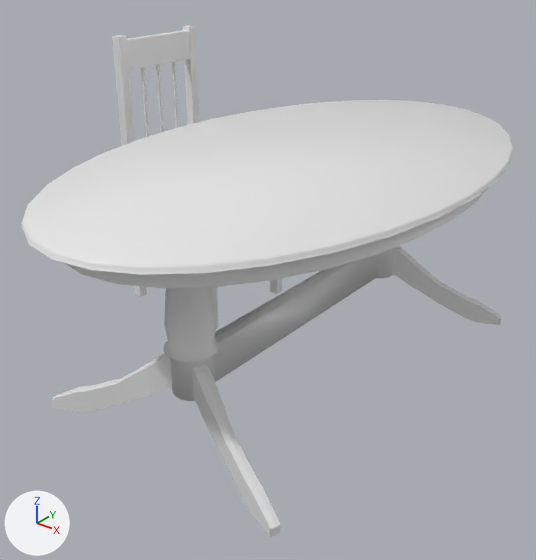
The Blender file table_and_chairs.blend: old version first, new version second.
Before and after are seen from a 50 mm camera at (1.66, -2.29, 1.81) aimed at (-0.12, -0.07, 0.44). The lights are fixed; the arrows at lower left show +X, +Y and +Z.

The first picture shows 'Chair', 'Oval Table', 'Oval Table.001'.
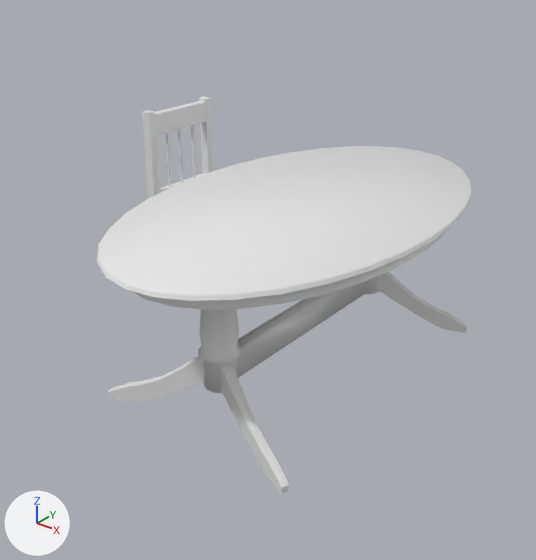
Boxes (x1, y1, x2, y2) around the edits, measured in the pictures (536 x 560 px; the box of a moved part takes in the faces that stretch with it):
'Oval Table', reshaped (24% narrower, 15% taller)
    before: (21, 100, 514, 401)
    after: (97, 146, 472, 493)
'Oval Table.001', deleted
    before: (52, 246, 502, 537)
'Chair', mesh rescaled
    before: (112, 25, 282, 329)
    after: (142, 97, 213, 198)
part 2 of me_circle, moved or reshaped
    before: (65, 189, 487, 288)
    after: (132, 230, 447, 310)
part 3 of me_circle, moved or reshaped
    before: (21, 100, 514, 275)
    after: (97, 146, 472, 301)
part 4 of me_circle, moved or reshaped
    before: (163, 248, 395, 401)
    after: (198, 276, 379, 393)
part 5 of me_circle, added
    after: (221, 365, 289, 493)
part 6 of me_circle, added
    after: (107, 356, 204, 403)
part 7 of me_circle, added
    after: (378, 271, 467, 333)

The change, as a list of edits to the scene's bpy script:
```text
Change me_cube_001:
    where me_cube_001.from_pydata(...)  # 268 vertices, 168 faces; spans x -1.6..1.5, y -1.6..1.7, z -21.1..45.0
    used by ob_chair; location = (-0.817, 0.294, 0.427); rotation_euler = (0.0, 0.0, 1.571), in degrees (0, 0, 90); scale = (0.178, 0.178, 0.0201)
    me_cube_001 part 1: the whole mesh is scaled about its middle by (0.855, 0.772, 0.748), then moved by (0.0, -0.3, -8.4)
Change me_circle:
    used by ob_oval_table; location = (0.0, 0.0, 0.716)
    remove me_circle.from_pydata(...)  # 544 vertices, 449 faces; spans x -0.71..0.71, y -1.18..1.18, z -0.47..0.26
    add me_circle.from_pydata(...)  # 760 vertices, 653 faces; spans x -0.6..0.56, y -0.92..1.03, z -0.71..0.06
    me_circle part 2: the loose piece of 64 vertices spanning x -0.65..0.65, y -1.09..1.09, z 0.16..0.24 is scaled about its middle by 0.822, then moved by (-0.02, 0.05, -0.19)
    me_circle part 3: the loose piece of 96 vertices spanning x -0.71..0.71, y -1.18..1.18, z 0.24..0.26 is scaled about its middle by 0.822, then moved by (-0.02, 0.05, -0.2)
    me_circle part 4: the loose piece of 336 vertices spanning x -0.1..0.1, y -0.76..0.76, z -0.47..0.11 is scaled about its middle by 0.822, then moved by (-0.02, 0.05, -0.13)
    me_circle part 5: a new loose piece of 54 vertices spanning x 0.01..0.45, y -0.69..-0.48, z -0.71..-0.43
    me_circle part 6: a new loose piece of 54 vertices spanning x -0.49..-0.05, y -0.69..-0.48, z -0.71..-0.43
    me_circle part 7: a new loose piece of 54 vertices spanning x 0.01..0.45, y 0.58..0.79, z -0.71..-0.43
Remove ob_oval_table_001:
    ob_oval_table_001 = bpy.data.objects.new('Oval Table.001', me_circle_003)
    ob_oval_table_001.location = (0.0, 0.0, 0.716)
```
